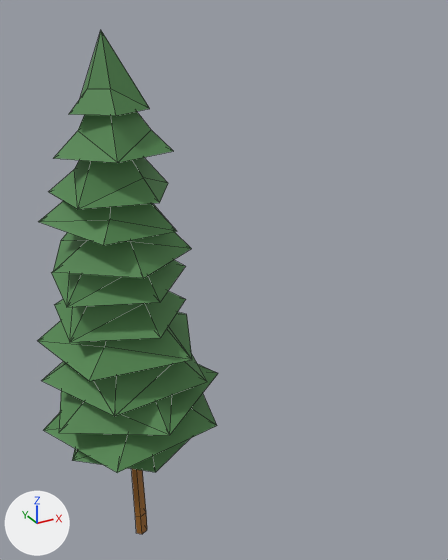
Renders of the FBX model Assets/Terrain/Details/Meshes/pine.fbx from each side of a commit.
Before and after are seen from a 50 mm camera at (-6.9, -20.0, 20.8) aimed at (4.5, 0.6, 10.4). Arrows for +X, +Y and +Z are at lower left; the lights stay in place. Mesh edges are drawn as thin lines. Objects named as collision shapes, trigger or cutter boxes, shadow casters or lower levels of detail are left out. Where no turn or scale is listed for an object, it has been applied to the vertices.

Names of what the first picture shows: 'pine'.
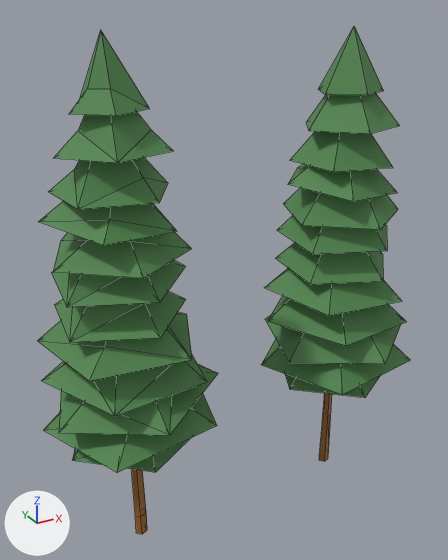
The change, as a list of edits to the scene's bpy script:
```text
Add me_pine_lod1:
    me_pine_lod1.from_pydata(...)  # 94 vertices, 130 faces; spans x -3.5..3.3, y -3.4..3.5, z -0.5..20.1
    # faces by material slot: [10, 120]
    me_pine_lod1.materials.append(mat_bark)  # brown #9c6622
    me_pine_lod1.materials.append(mat_pineleaves)  # green #52884f
Add ob_pine_lod1:
    ob_pine_lod1 = bpy.data.objects.new('pine_LOD1', me_pine_lod1)
    ob_pine_lod1.location = (10.0, 0.0, 0.0)
```

Changed parts and their boxes (x1, y1, x2, y2) in the pictures (448 x 560 px):
'pine_LOD1', added (green): after (261, 26, 411, 461)
    faces in mat_pineleaves (green #52884f): (261, 26, 411, 398)
    faces in mat_bark (brown #9c6622): (319, 393, 332, 461)
